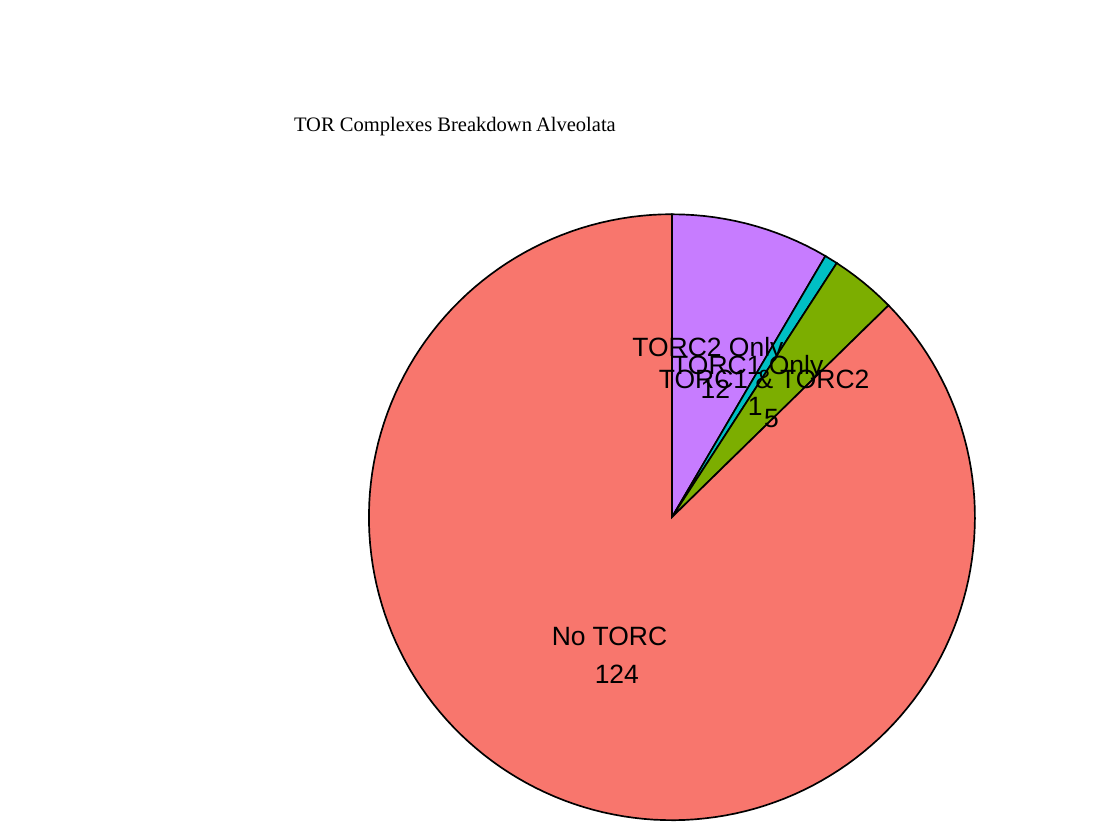
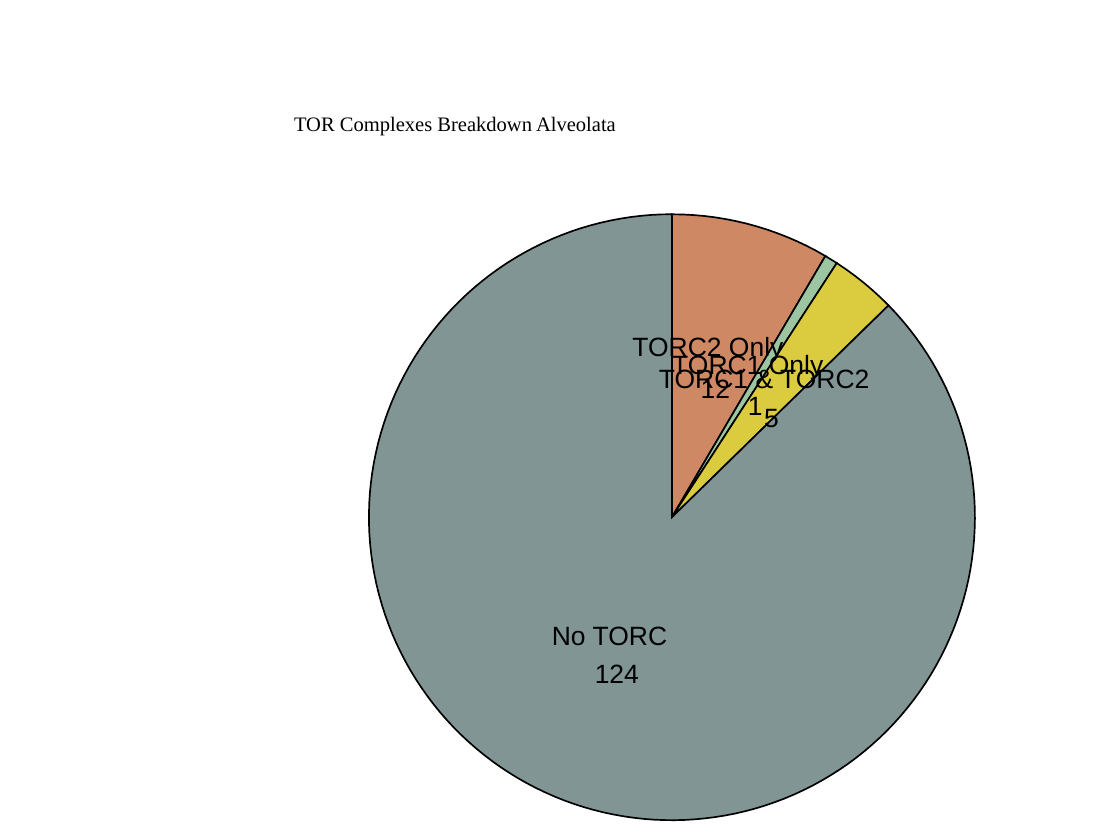
Before and after one commit to Dellaraam/TOR_phylogenetics, a slide deck: slide 1 of Images/Figures_PPT/ComponentsAlveolataPieChart.pptx. Drawn at 1120x840 pixels with LibreOffice and Linux fonts; fonts in the diff are those of the drawing. Boxes give left, top, right and bottom in pixels: in the first picture for what was removed or moved away, otherwise in the second. Text is boxed around its words. In the diff, an @@ line names an element or a change of style, - is before the commit and + after.

```diff
--- a/Images/Figures_PPT/ComponentsAlveolataPieChart.pptx
+++ b/Images/Figures_PPT/ComponentsAlveolataPieChart.pptx
@@ freeform shape at bbox=[370, 214, 976, 820]: fill #F8766D to #819595 @@
@@ freeform shape at bbox=[672, 214, 825, 517]: fill #C77CFF to #CE8964 @@
@@ freeform shape at bbox=[672, 256, 837, 517]: fill #00BFC4 to #9CC5A1 @@
@@ freeform shape at bbox=[672, 263, 888, 517]: fill #7CAE00 to #DACC3E @@
```
Also in this commit, not shown: 22 other files.
